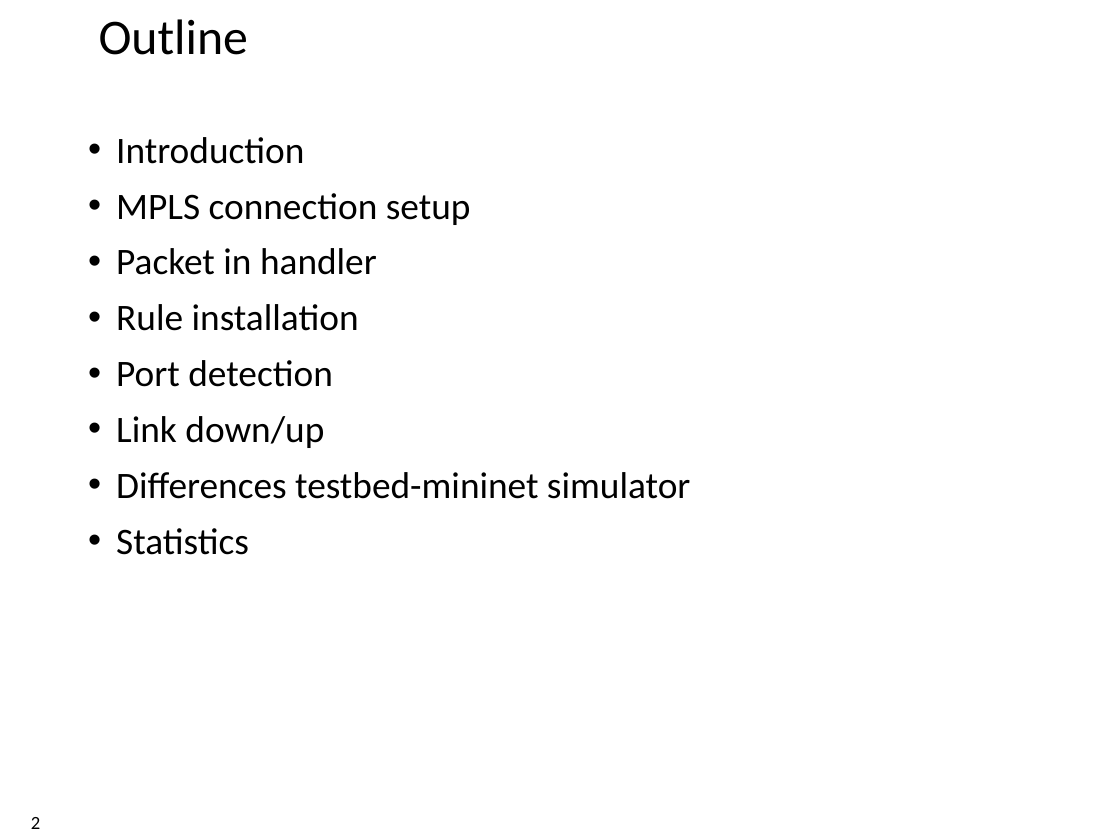
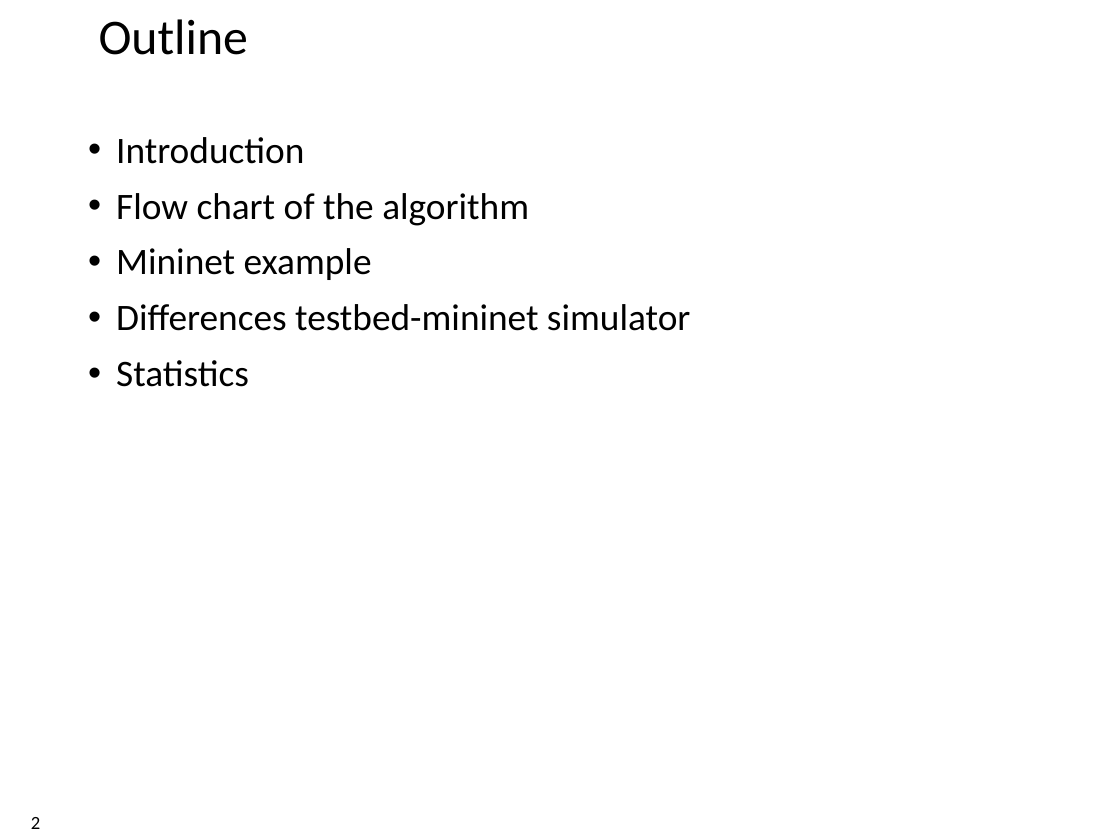
Before and after one commit to xdl907/switching-and-routing-project, a slide deck: slide 2 of template_project_exam__1_.pptx. Drawn at 1120x840 pixels with LibreOffice and Linux fonts; fonts in the diff are those of the drawing; background and template pictures are left out. Boxes give left, top, right and bottom in pixels: in the first picture for what was removed or moved away, otherwise in the second. Text is boxed around its words. In the diff, an @@ line names an element or a change of style, - is before the commit and + after.

```diff
--- a/template_project_exam__1_.pptx
+++ b/template_project_exam__1_.pptx
@@ text at box(116, 193, 529, 280): text changed @@
-• MPLS connection setup
-• Packet in handler
-• Rule installation
-• Port detection
-• Link down/up
+• Flow chart of the algorithm
+• Mininet example
```
Also in this commit, not shown: 6 other slides changed, 3 slides added, 2 slides removed.
